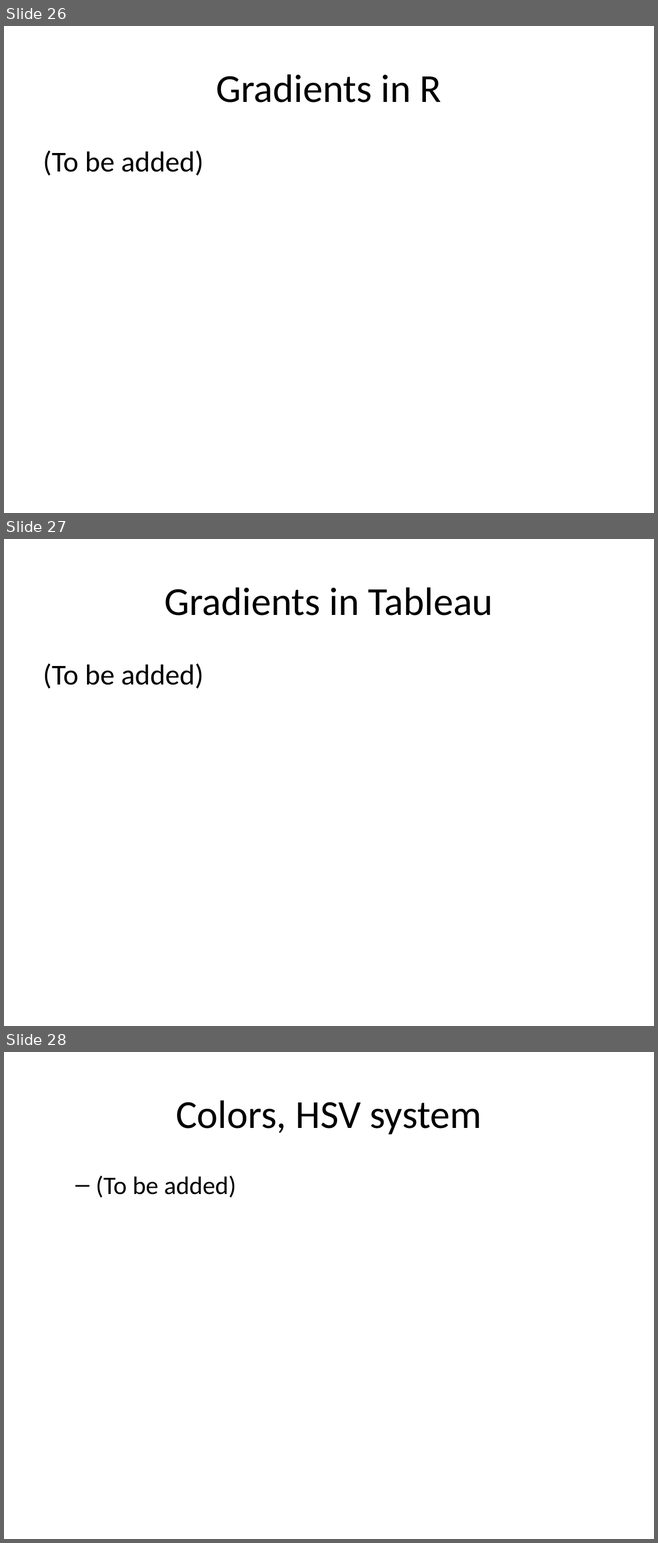
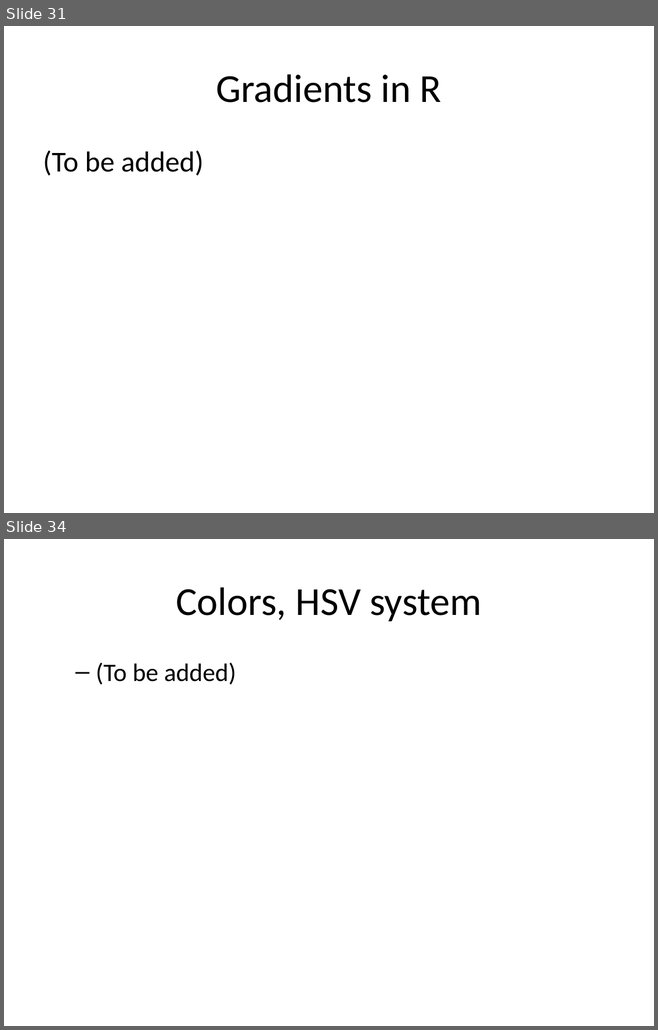
Before and after one commit to pmean/data-visualization, a slide deck: data-viz-02/component/tutorial-colors.pptx. Shown one above the other, each under a label of ours: slides 26, 27 and 28 before the commit, slides 31 and 34 after it; the slides between them are not shown. The pictures are 658x1543 and 658x1030 pixels, drawn with LibreOffice and Linux fonts; fonts in the diff are those of the drawing. Boxes give left, top, right and bottom in pixels: in the first picture for what was removed or moved away, otherwise in the second. Text is boxed around its words. In the diff, an @@ line names an element or a change of style, - is before the commit and + after.

```diff
--- a/data-viz-02/component/tutorial-colors.pptx
+++ b/data-viz-02/component/tutorial-colors.pptx
@@ slide 27 removed at [4, 539, 654, 1026], background #FFFFFF @@
@@ title removed at [164, 587, 493, 616] @@
-Gradients in Tableau
@@ text removed at [43, 663, 204, 689] @@
-(To be added)
@@ what was slide 26 is now slide 31 @@
@@ what was slide 28 is now slide 34 @@
```
Also in this commit, not shown: 1 slide changed, 7 slides added, 16 other files.
